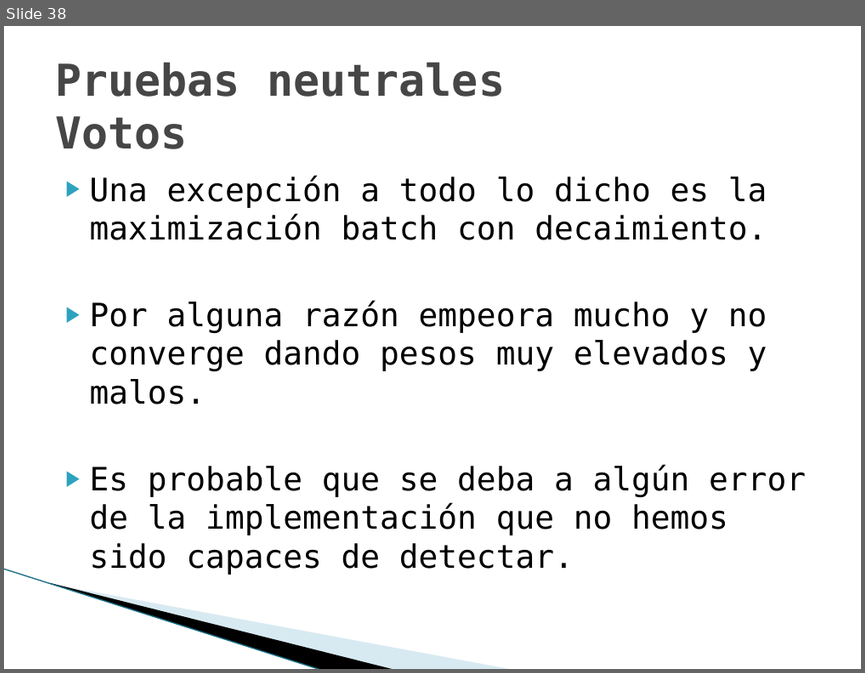
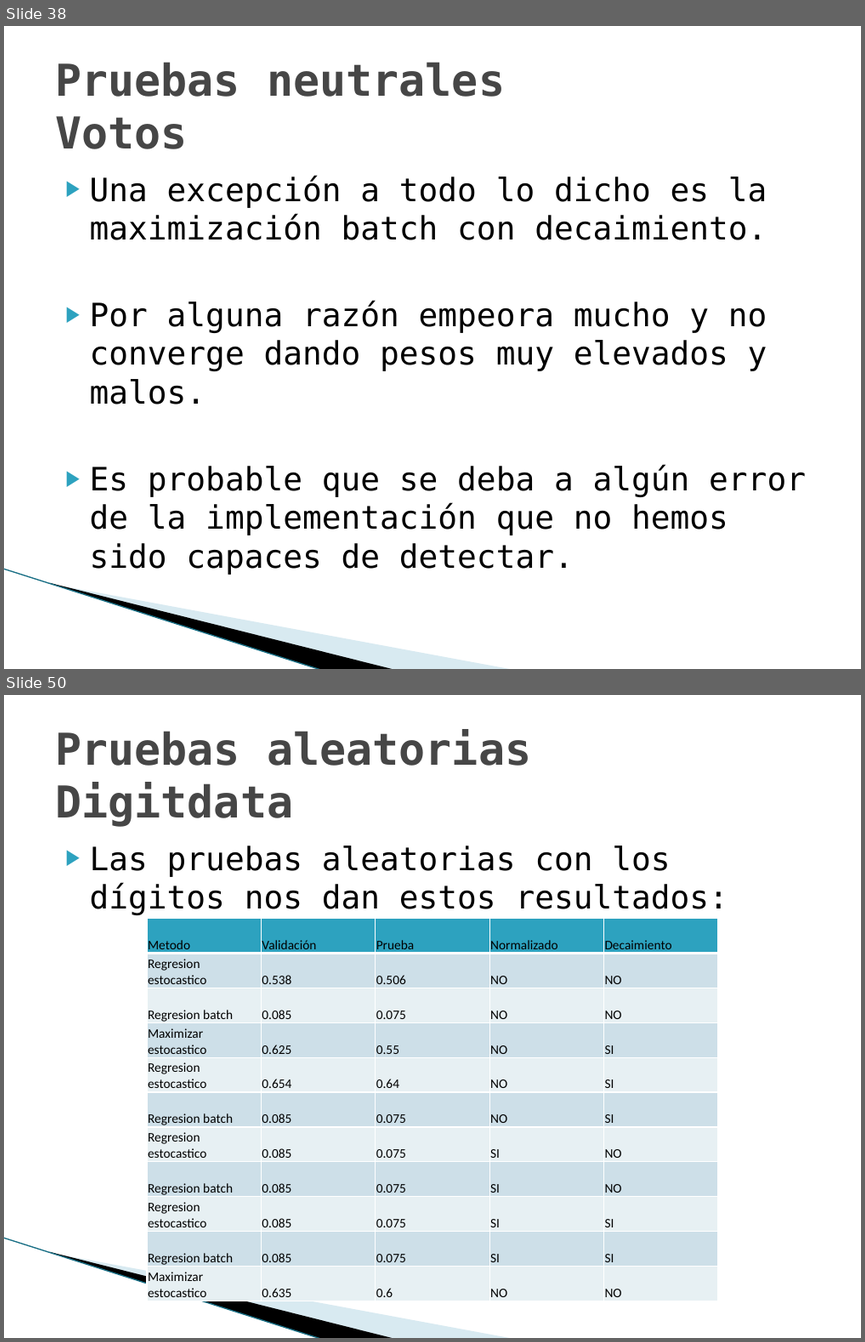
Before and after one commit to joapingut/aia-1718-t3, a slide deck: presentacion3.pptx. Shown one above the other, each under a label of ours: slide 38 before the commit, slides 38 and 50 after it; the slides between them are not shown. The pictures are 865x673 and 865x1342 pixels, drawn with LibreOffice and Linux fonts; fonts in the diff are those of the drawing; background and template pictures are left out. Boxes give left, top, right and bottom in pixels: in the first picture for what was removed or moved away, otherwise in the second. Text is boxed around its words. In the diff, an @@ line names an element or a change of style, - is before the commit and + after.

```diff
--- a/presentacion3.pptx
+++ b/presentacion3.pptx
@@ slide 50 added at bbox=[4, 695, 861, 1338], background #FFFFFF; not listed: 3 template elements that a slide beside it also shows @@
@@ title added at bbox=[55, 730, 531, 827], 36.9 pt, text #464646, bold @@
+Pruebas aleatorias
+Digitdata
@@ text added at bbox=[90, 845, 728, 915], 27 pt, text #000000 @@
+▶ Las pruebas aleatorias con los dígitos nos dan estos resultados:
@@ table added at bbox=[147, 919, 717, 1301], 11 rows, 5 columns @@
+Metodo | Validación | Prueba | Normalizado | Decaimiento
+Regresion estocastico | 0.538 | 0.506 | NO | NO
+Regresion batch | 0.085 | 0.075 | NO | NO
+Maximizar estocastico | 0.625 | 0.55 | NO | SI
+Regresion estocastico | 0.654 | 0.64 | NO | SI
+Regresion batch | 0.085 | 0.075 | NO | SI
+Regresion estocastico | 0.085 | 0.075 | SI | NO
+Regresion batch | 0.085 | 0.075 | SI | NO
+Regresion estocastico | 0.085 | 0.075 | SI | SI
+Regresion batch | 0.085 | 0.075 | SI | SI
+Maximizar estocastico | 0.635 | 0.6 | NO | NO
```
Also in this commit, not shown: 18 slides changed, 26 other slides added, 3 slides removed.
